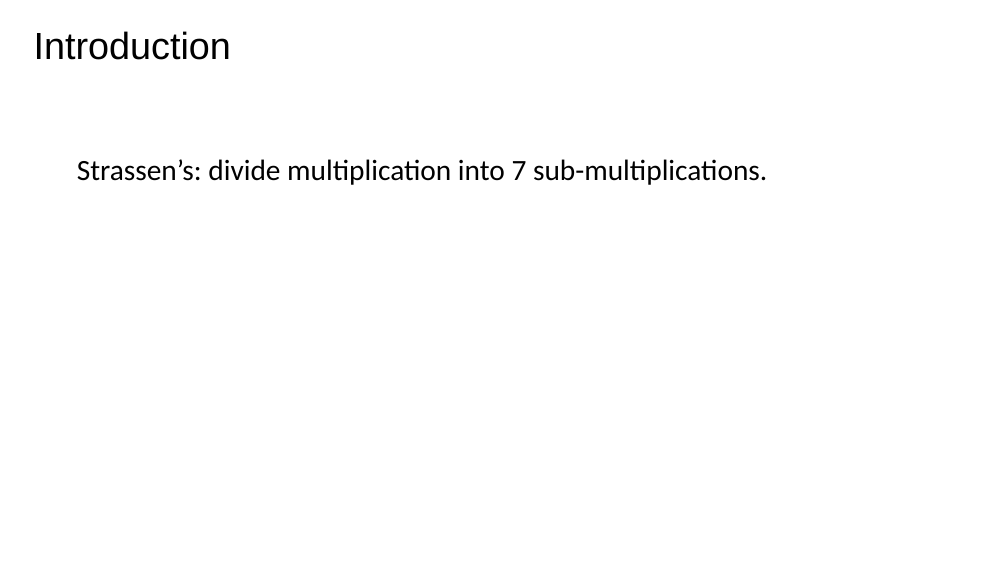
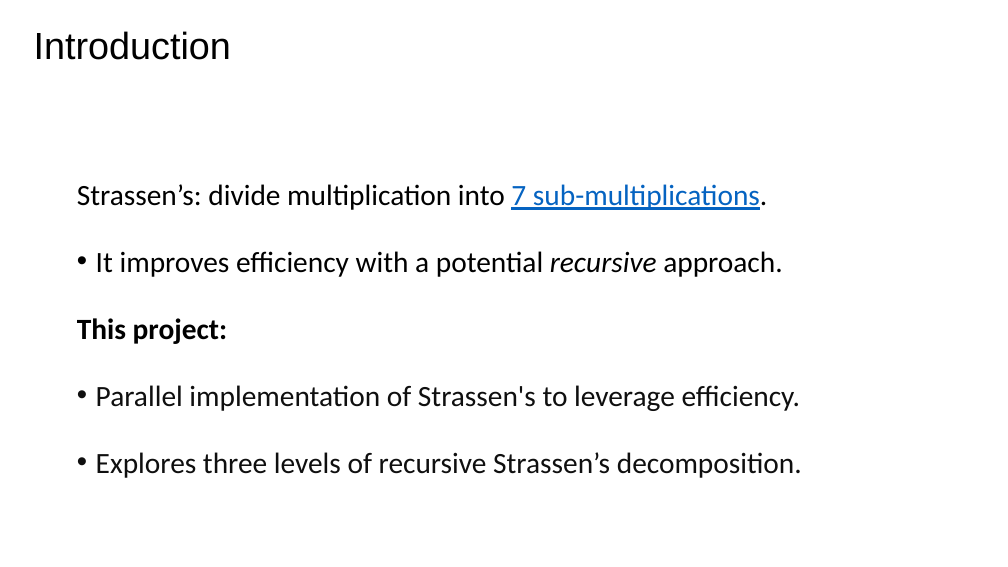
Before and after one commit to zhuliang21/Parallel-Matrix-Multiplication, a slide deck: slide 2 of powerpoint/Pre.pptx. Drawn at 1008x567 pixels with LibreOffice and Linux fonts; fonts in the diff are those of the drawing. Boxes give left, top, right and bottom in pixels: in the first picture for what was removed or moved away, otherwise in the second. Text is boxed around its words. In the diff, an @@ line names an element or a change of style, - is before the commit and + after.

```diff
--- a/powerpoint/Pre.pptx
+++ b/powerpoint/Pre.pptx
@@ text at (77, 184, 767, 210): text colour #000000 to #0563C1, underline on in "7 sub-multiplications."; line spacing 0.9 to 1.6 @@
@@ text at (77, 251, 802, 478): paragraphs added @@
+• It improves efficiency with a potential recursive approach.
+This project:
+• Parallel implementation of Strassen's to leverage efficiency.
+• Explores three levels of recursive Strassen’s decomposition.
```
Also in this commit, not shown: 9 other slides changed, 3 slides added, 1 slide removed, 7 other files.
